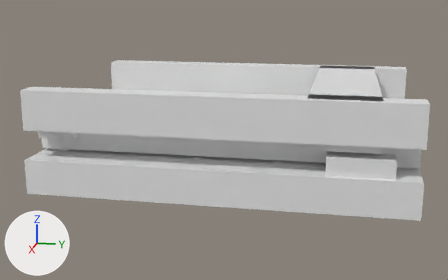
A saved change to the glTF model assets/source/infrastructure/directorate/conveyors/models/io_in/flowing_lod1.glb.
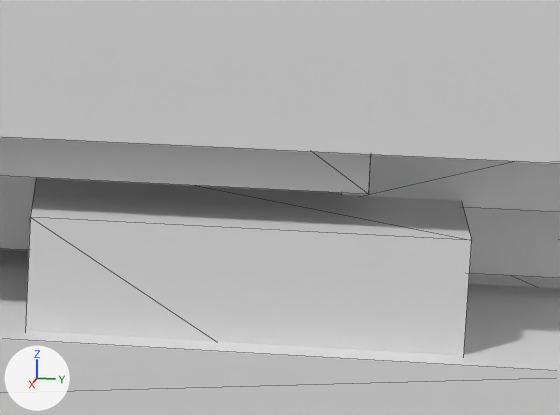
Old and new are each drawn whole from a 50 mm camera at (0.3955, 0.0703, 0.4065) aimed at (0.0043, -0.0079, 0.3087) and again close up on the part from 72% to 92% of the width and 44% to 68% of the height. Arrows for +X, +Y and +Z are at lower left; the lights stay in place. The first two pictures are the older version. The close-ups show mesh edges as thin lines. Vertices at exactly the same position are counted once.

Objects in the first close-up: 'flowing_lod1'.
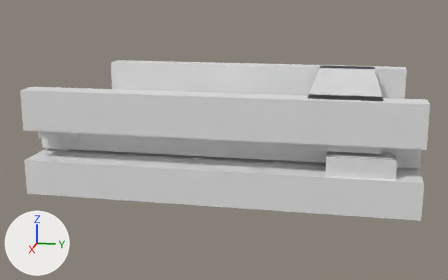
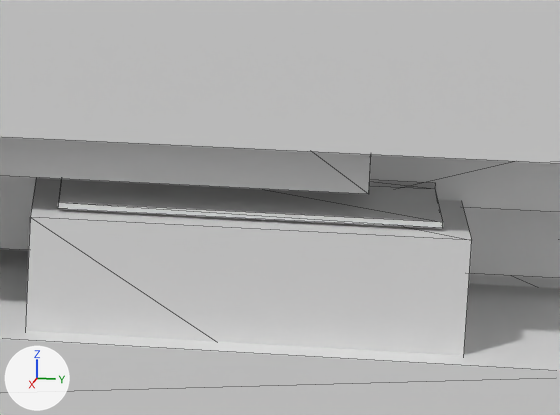
Where the change shows, as pixel boxes (x1, y1, x2, y2) in the close-ups (560 x 415 px):
part 1 of me_flowing_lod1, added: after (58, 179, 443, 228)
part 2 of me_flowing_lod1, added: after (369, 180, 436, 189)

What the commit changed:
me_flowing_lod1 is used by ob_flowing_lod1; location (0.0, 0.0, 0.0).
me_flowing_lod1 had 220 vertices, 356 faces and spanned x -0.078..0.078, y -0.111..0.111, z 0.289..0.35.
me_flowing_lod1 now has 236 vertices, 380 faces and spans x -0.078..0.078, y -0.111..0.111, z 0.289..0.35.
me_flowing_lod1 part 1: a new loose piece, a box spanning x 0.05556..0.07278, y 0.06333..0.095, z 0.31972..0.32028.
me_flowing_lod1 part 2: a new loose piece, a box spanning x 0.05556..0.06222, y 0.08667..0.095, z 0.32033..0.32089.
